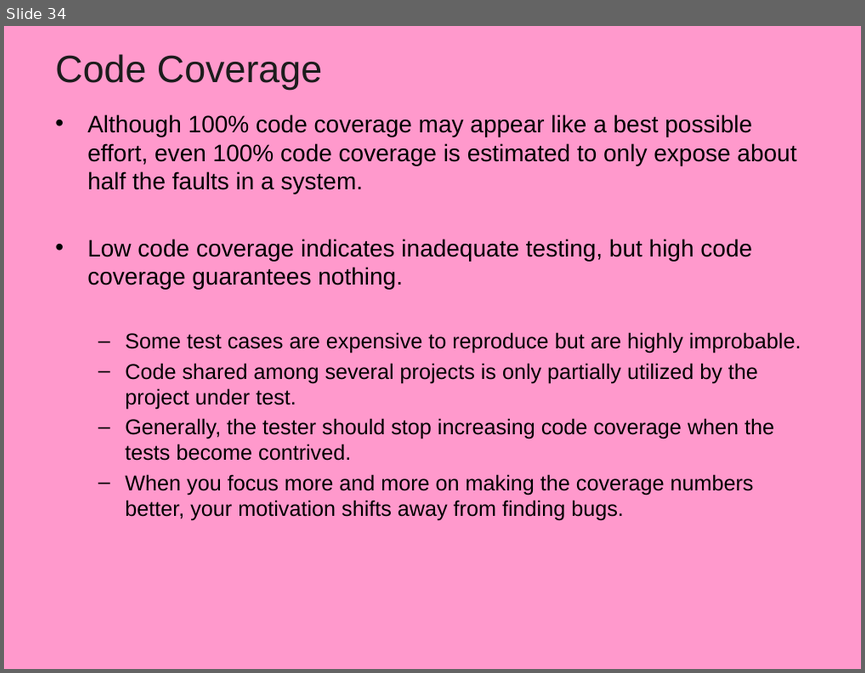
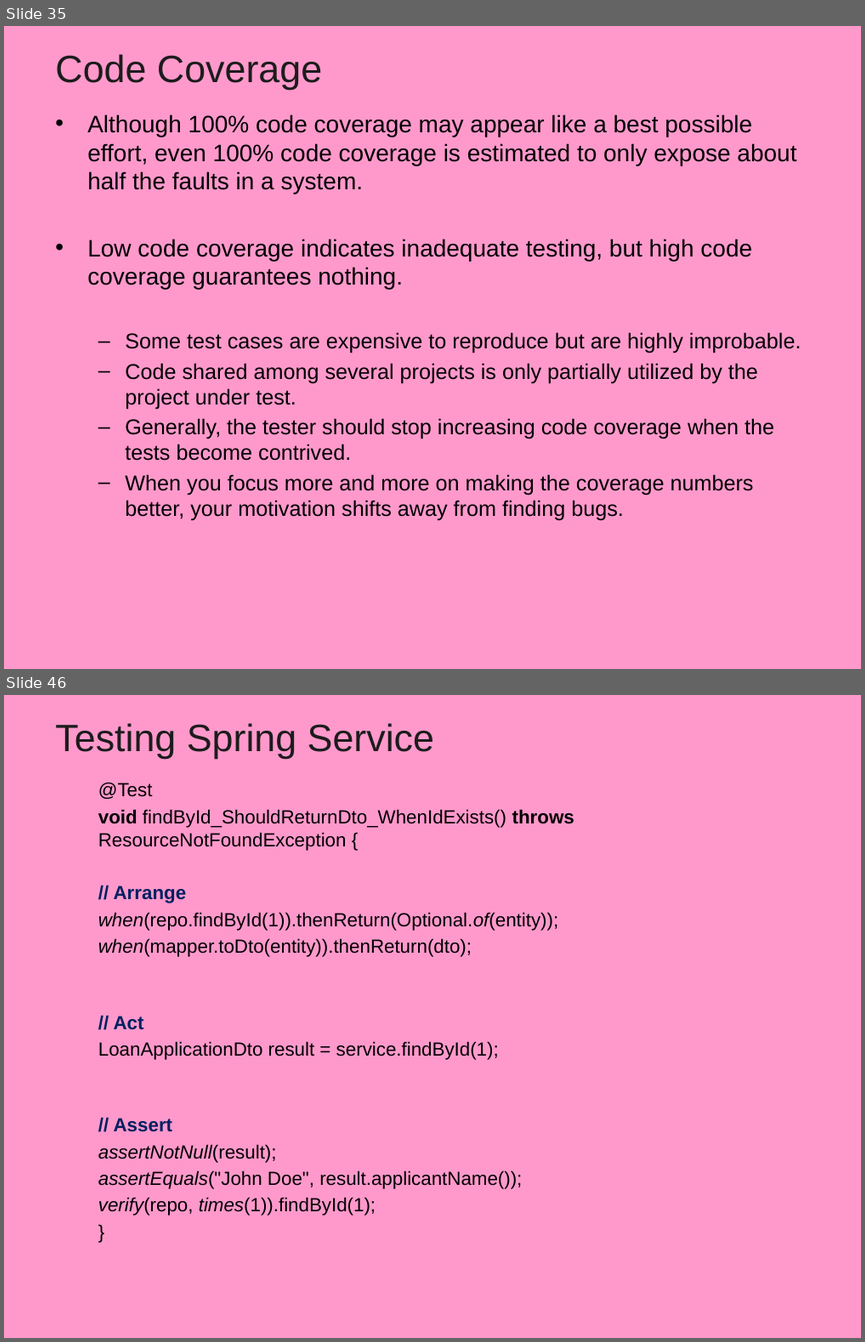
Before and after one commit to vatsanTraining/training_jan_2026, a slide deck: 14_Junit5.pptx. Shown one above the other, each under a label of ours: slide 34 before the commit, slides 35 and 46 after it; the slides between them are not shown. The pictures are 865x673 and 865x1342 pixels, drawn with LibreOffice and Linux fonts; fonts in the diff are those of the drawing; background and template pictures are left out. Boxes give left, top, right and bottom in pixels: in the first picture for what was removed or moved away, otherwise in the second. Text is boxed around its words. In the diff, an @@ line names an element or a change of style, - is before the commit and + after.

```diff
--- a/14_Junit5.pptx
+++ b/14_Junit5.pptx
@@ slide 46 added at [4,695,861,1338], background picture (left out) @@
@@ title added at [55,723,434,759], 32 pt, text #1C1C1C @@
+Testing Spring Service
@@ text added at [98,782,574,1215], 16 pt, text #000000 @@
+  @Test
+  void findById_ShouldReturnDto_WhenIdExists() throws ResourceNotFoundException {
+  // Arrange
+  when(repo.findById(1)).thenReturn(Optional.of(entity));
+  when(mapper.toDto(entity)).thenReturn(dto);
+  // Act
+  LoanApplicationDto result = service.findById(1);
+  // Assert
+  assertNotNull(result);
+  assertEquals("John Doe", result.applicantName());
+  verify(repo, times(1)).findById(1);
+  }
@@ what was slide 34 is now slide 35 @@
```
Also in this commit, not shown: 2 slides changed, 24 other slides added, 6 slides removed.
